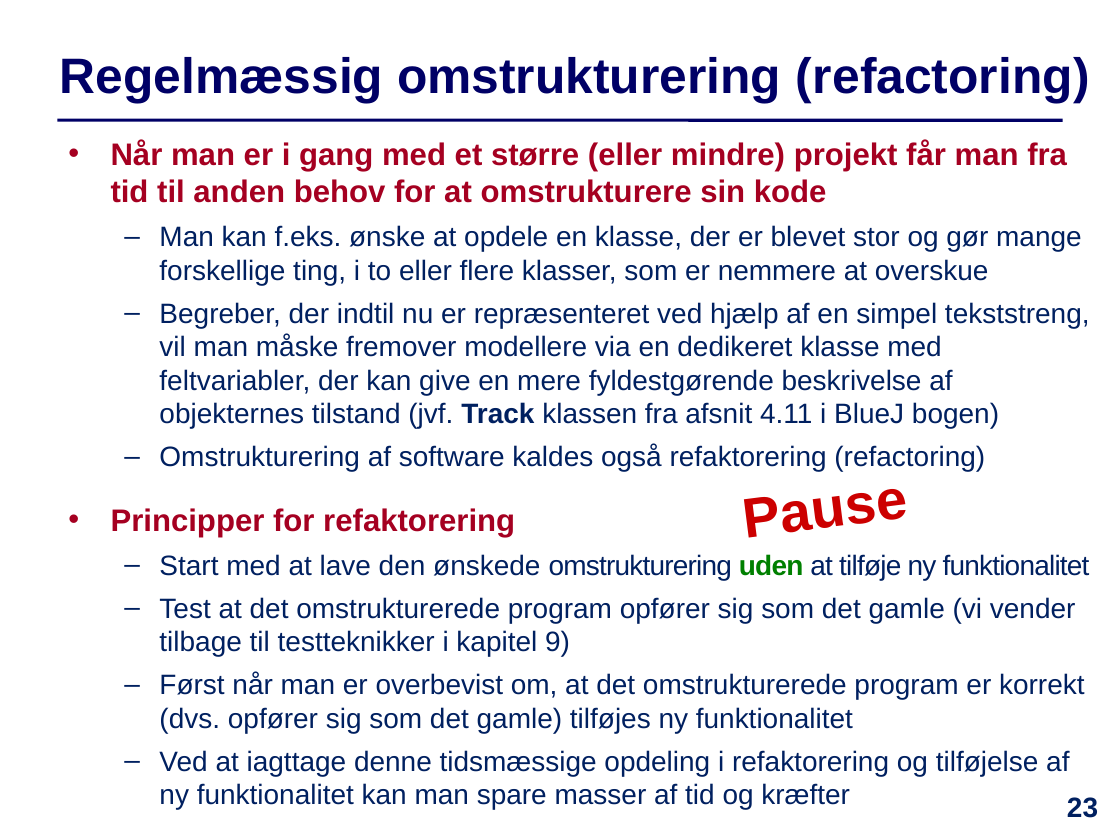
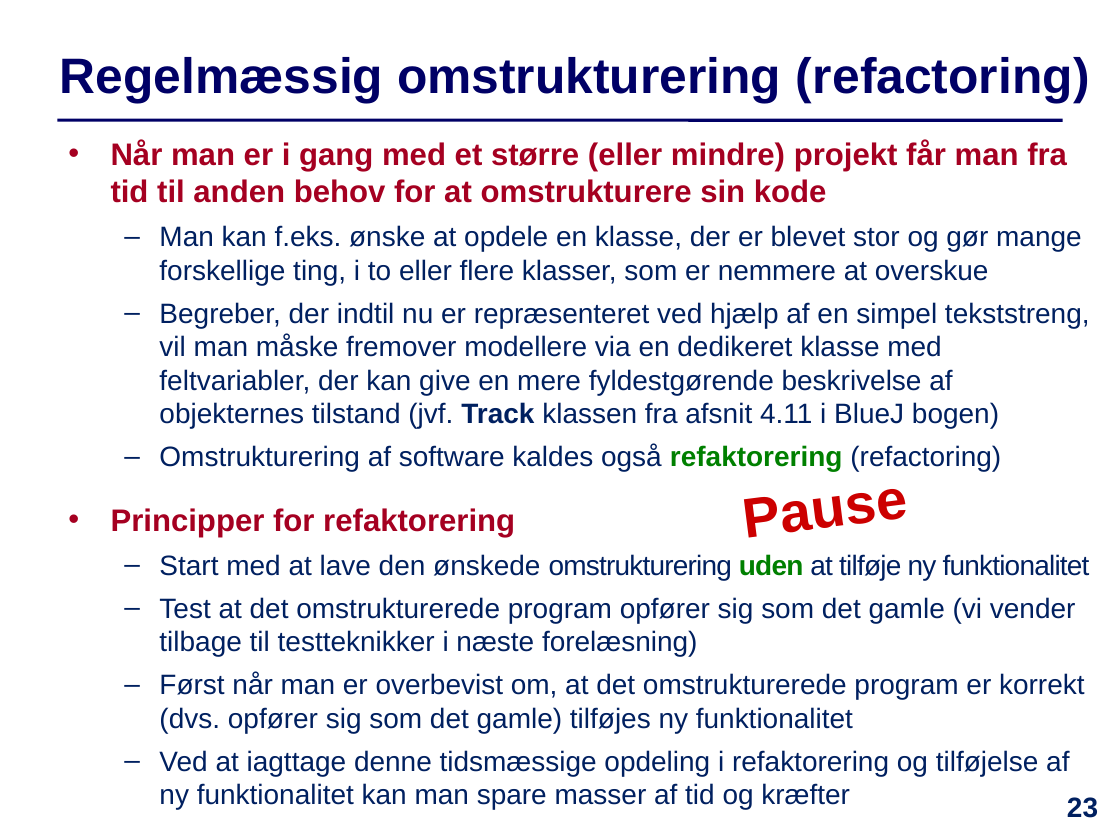
Before and after one commit to IntProgAU/Materiale, a slide deck: slide 23 of web/e21/uge_9/Slides-Uge9.pptx. Drawn at 1120x840 pixels with LibreOffice and Linux fonts; fonts in the diff are those of the drawing. Boxes give left, top, right and bottom in pixels: in the first picture for what was removed or moved away, otherwise in the second. Text is boxed around its words. In the diff, an @@ line names an element or a change of style, - is before the commit and + after.

```diff
--- a/web/e21/uge_9/Slides-Uge9.pptx
+++ b/web/e21/uge_9/Slides-Uge9.pptx
@@ text at [159, 444, 1001, 471]: text colour #002060 to #008000, bold on in "refaktorering" @@
@@ text at [159, 597, 1076, 656]: text changed @@
-  – Test at det omstrukturerede program opfører sig som det gamle (vi vender tilbage til testteknikker i kapitel 9)
+  – Test at det omstrukturerede program opfører sig som det gamle (vi vender tilbage til testteknikker i næste forelæsning)
```
Also in this commit, not shown: 13 other slides changed, 1 other file.
